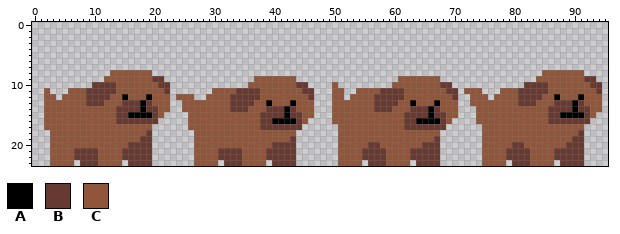
One commit to this sprite sheet: assets/dog-idle.png. Above: the version before the commit.
The file is 96x24 pixels.
Palette (. is transparent): A #000000  B #663931  C #8f563b
Pixels before, first column x 2:
 8 ...........CCCCCCC.................................................................CCCCCCC...
 9 ..........CCCCCCCCBB...............CCCCCCC.................CCCCCCC................CCCCCCCCBB.
10 ........BBBBCCCCCCCBB.............CCCCCCCCBB....C.........CCCCCCCCBB............BBBBCCCCCCCBB
11 C...CCCBBBBBCCCCCCCCB.......CCCCBBBBCCCCCCCBB...CC..CCCCBBBBCCCCCCCBB.CCC...CCCBBBBBCCCCCCCCB
12 CC.CCCCBBBBCCACCCACCC.CCC..CCCCBBBBBCCCCCCCCB...CC.CCCCBBBBBCCCCCCCCB..CCC.CCCCBBBBCCACCCACCC
13 CCCCCCCBBBCCCBBBABCCC..CCCCCCCCBBBBCCACCCACCC...CCCCCCCBBBBCCACCCACCC..CCCCCCCCBBBCCCBBBABCCC
14 CCCCCCCCCCCCBBBBABBCC..CCCCCCCCBBBCCCBBBABCCC...CCCCCCCBBBCCCBBBABCCC...CCCCCCCCCCCCBBBBABBCC
15 CCCCCCCCCCCCBBAAAABC....CCCCCCCCCCCCBBBBABBCC...CCCCCCCCCCCCBBBBABBCC...CCCCCCCCCCCCBBAAAABC.
16 CCCCCCCCCCCCBBBBBBB.....CCCCCCCCCCCCBBAAAABC....CCCCCCCCCCCCBBAAAABC....CCCCCCCCCCCCBBBBBBB..
17 CCCCCCCCCCCCCCCCCC......CCCCCCCCCCCCBBBBBBB......CCCCCCCCCCCBBBBBBB......CCCCCCCCCCCCCCCCC...
18 .CCCCCCCCCCCCCCCCB.......CCCCCCCCCCCCCCCCC.......CCCCCCCCCCCCCCCCC.......CCCCCCCCCCCCCCCCB...
19 .CCCCCCCCCCCCCCCBB.......CCCCCCCCCCCCCCCCB.......CCCCCCCCCCCCCCCCB.......CCCCCCCCCCCCCCCBB...
20 .CCCCCCCCCCCCCBBBB.......CCCCCCCCCCCCCBBBB.......CCCCCBBCCCCCCCBBB.......CCCCCBBCCCCCCCBBB...
21 .CCCCBBBBCCCCBBBBB.......CCCCBBBBCCCCBBBBB.......CCCCBBBBCCCCBBBBB.......CCCCBBBBCCCCBBBBB...
22 .CCCCBBBBCCCCBBBBB.......CCCCBBBBCCCCBBBBB.......CCCCBBBBCCCCBBBBB.......CCCCBBBBCCCCBBBBB...
23 .CCCC.BBBCCCC.BBBB.......CCCC.BBBCCCC.BBBB.......CCCC.BBBCCCC.BBBB.......CCCC.BBBCCCC.BBBB...
New version:
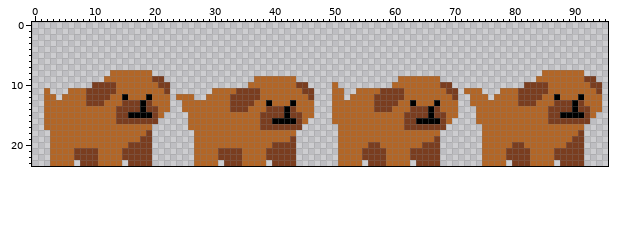
Edits made:
colour B: #663931 -> #7a3d1f
colour C: #8f563b -> #b26627
Where, in picture pixels (left, top, right, bottom), the same in both pictures:
changed: (44, 70, 602, 166)
